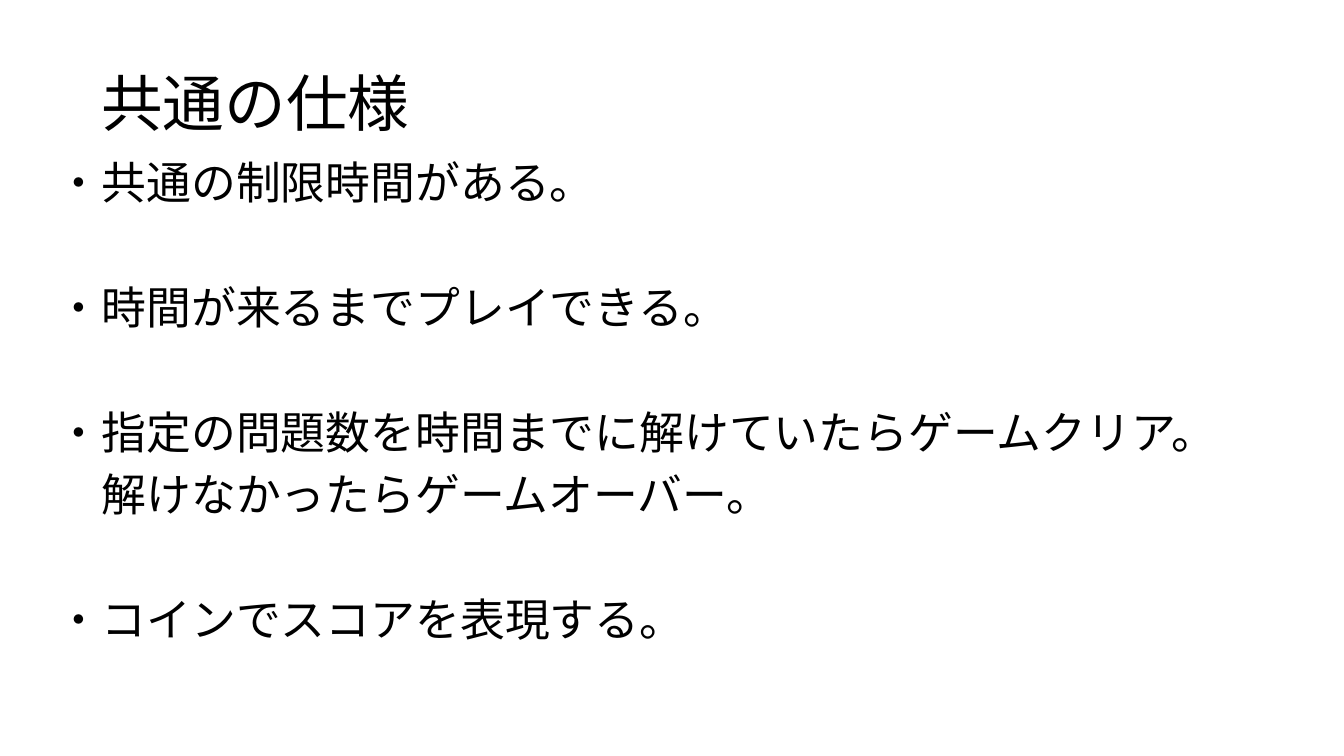
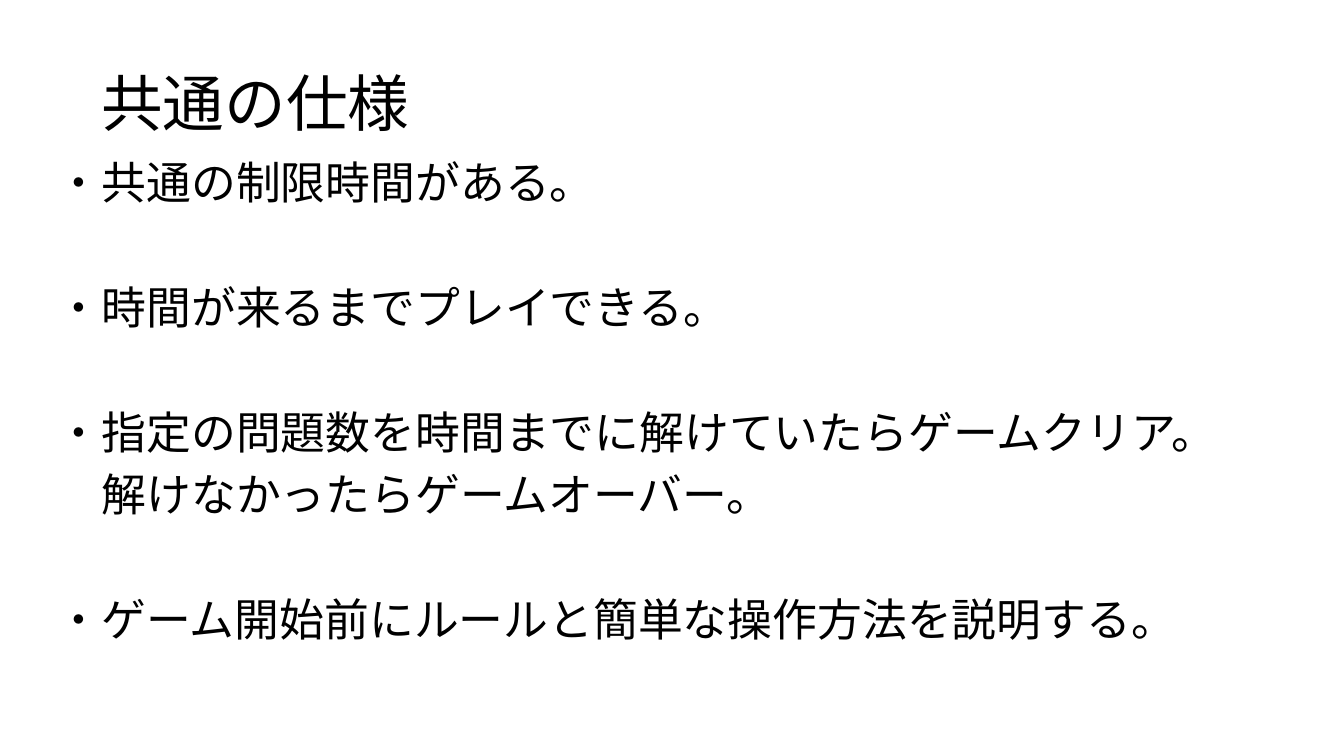
Before and after one commit to JJC-Game/2023_9gatsu_TeamProject03, a slide deck: slide 14 of Etc/企画書/企画書.pptx. Drawn at 1344x756 pixels with LibreOffice and Linux fonts; fonts in the diff are those of the drawing. Boxes give left, top, right and bottom in pixels: in the first picture for what was removed or moved away, otherwise in the second. Text is boxed around its words. In the diff, an @@ line names an element or a change of style, - is before the commit and + after.

```diff
--- a/Etc/企画書/企画書.pptx
+++ b/Etc/企画書/企画書.pptx
@@ text at (57, 598, 1176, 640): text changed @@
-・コインでスコアを表現する。
+・ゲーム開始前にルールと簡単な操作方法を説明する。
```
Also in this commit, not shown: 5 other slides changed.
